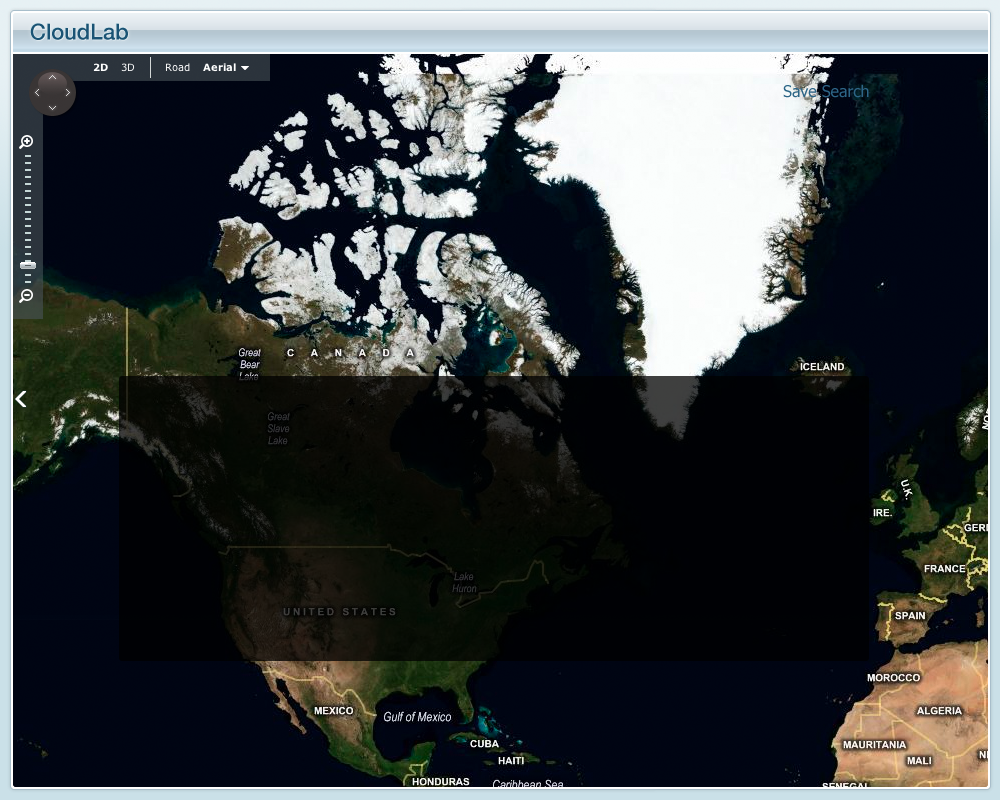
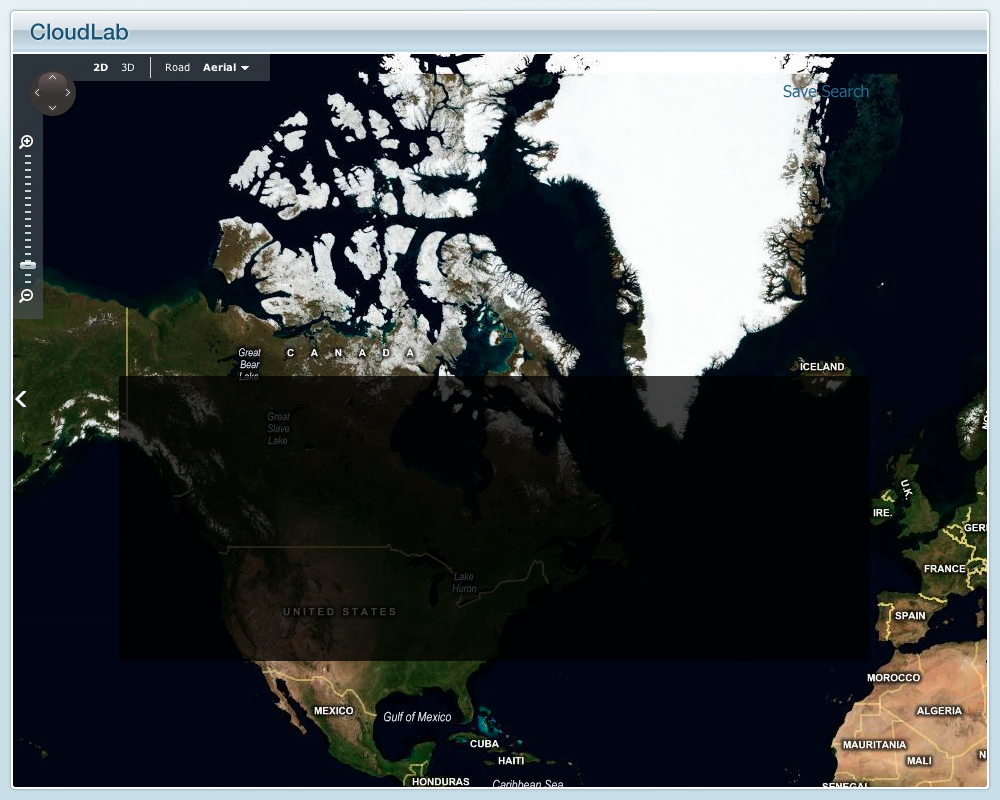
Layers edited between the first and the second 1000x800 image:
painted on "Layer 9" over (571, 9, 991, 791)
